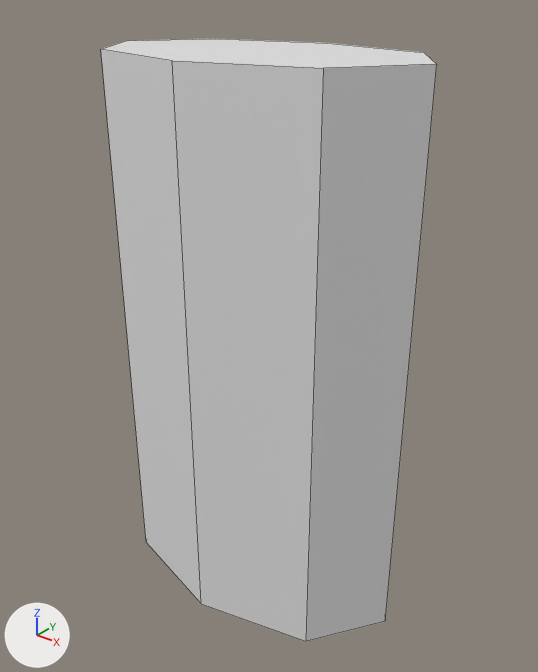
The OBJ model models/gibs/statue/torso.obj as it was, and as the next commit left it.
Before and after are seen from a camera (50 mm lens) standing at (1.122, -1.399, 0.878) and looking at (0.011, -0.01, 0.017). Lighting does not change. The marker at lower left points along +X, +Y and +Z. Mesh edges are drawn as thin lines. Where no turn or scale is listed for an object, it has been applied to the vertices.

Objects in the first picture: 'statue.001'.
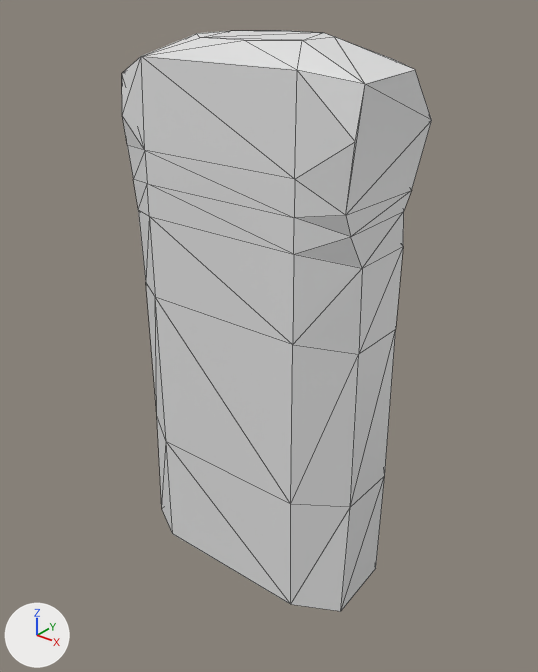
Patch to the scene script:
```diff
--- a/models/gibs/statue/torso.obj.py
+++ b/models/gibs/statue/torso.obj.py
@@ me_statue_001 @@
 # used by ob_statue_001; location = (0.0, 0.0, 0.0)
-me_statue_001.from_pydata(...)  # 16 vertices, 10 faces; spans x -0.446..0.431, y -0.294..0.246, z -0.722..0.724
+me_statue_001.from_pydata(...)  # 68 vertices, 126 faces; spans x -0.371..0.342, y -0.181..0.167, z -0.679..0.756
+# me_statue_001 part 1: the whole mesh is rebuilt
```

Boxes [x1, y1, x2, y2] around the edits, measured in the pictures (538 x 672 px):
'statue.001', reshaped (8% narrower): before [101, 39, 437, 642]; after [122, 30, 432, 612]
